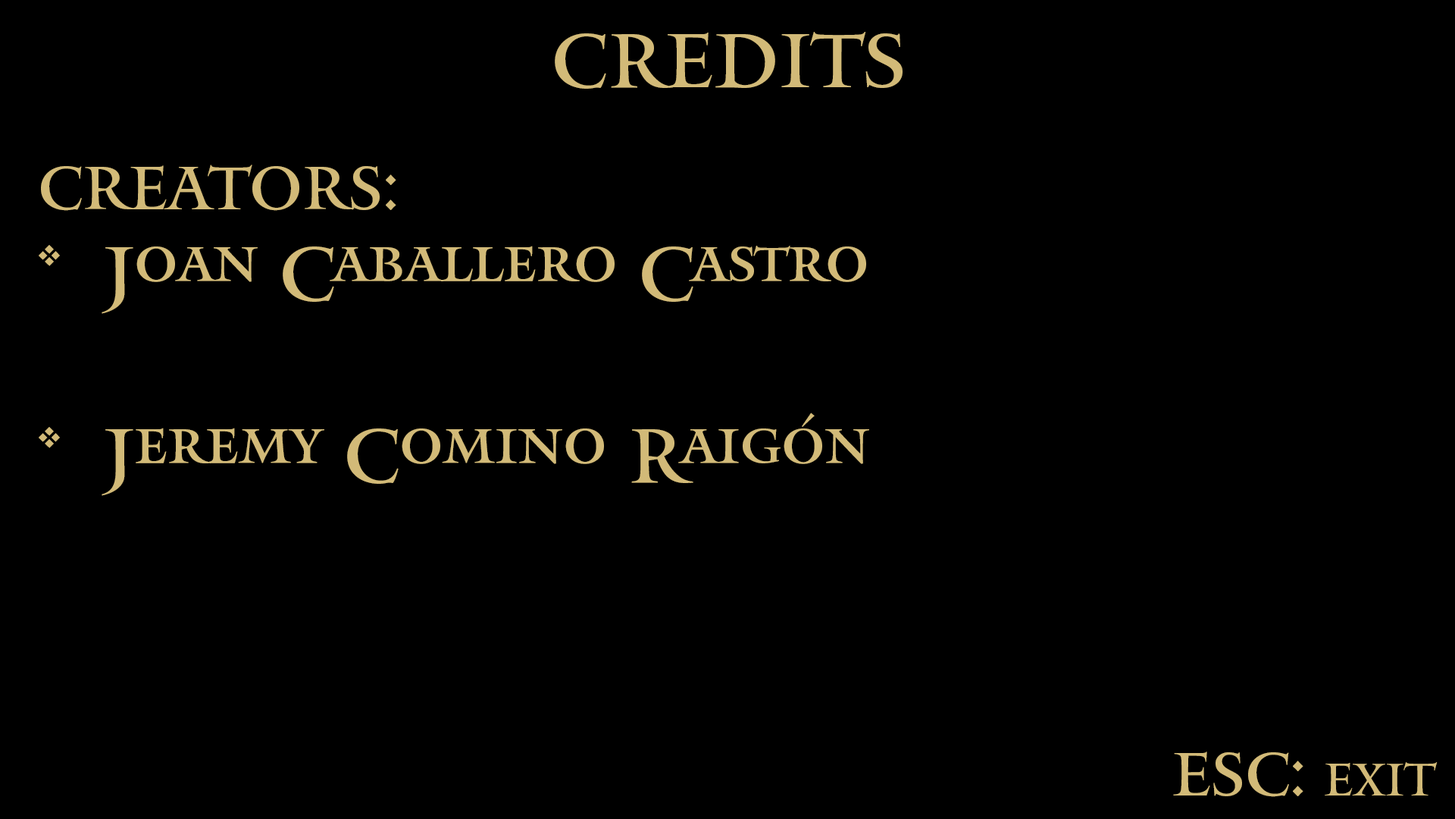
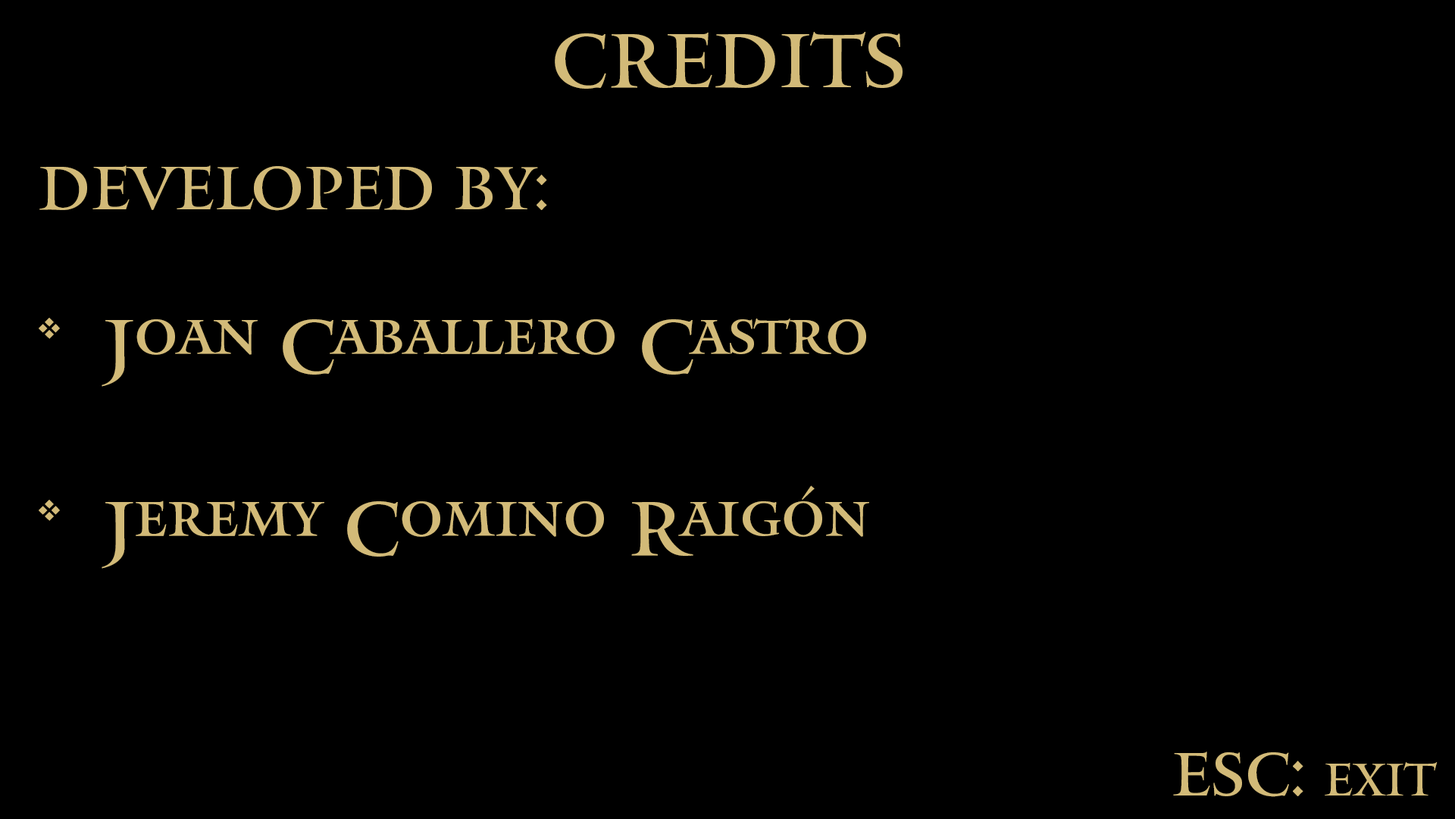
Before/after of a 1455x819 layered artwork. What changed in the layer stack:
renamed "CREATORS: * Joan Caballero Castro * Jeremy Comino Raigón" to "DEVELOPED BY: * Joan Caballero Castro * Jeremy Comino Raigó", painted on it over [38, 164, 870, 569]
